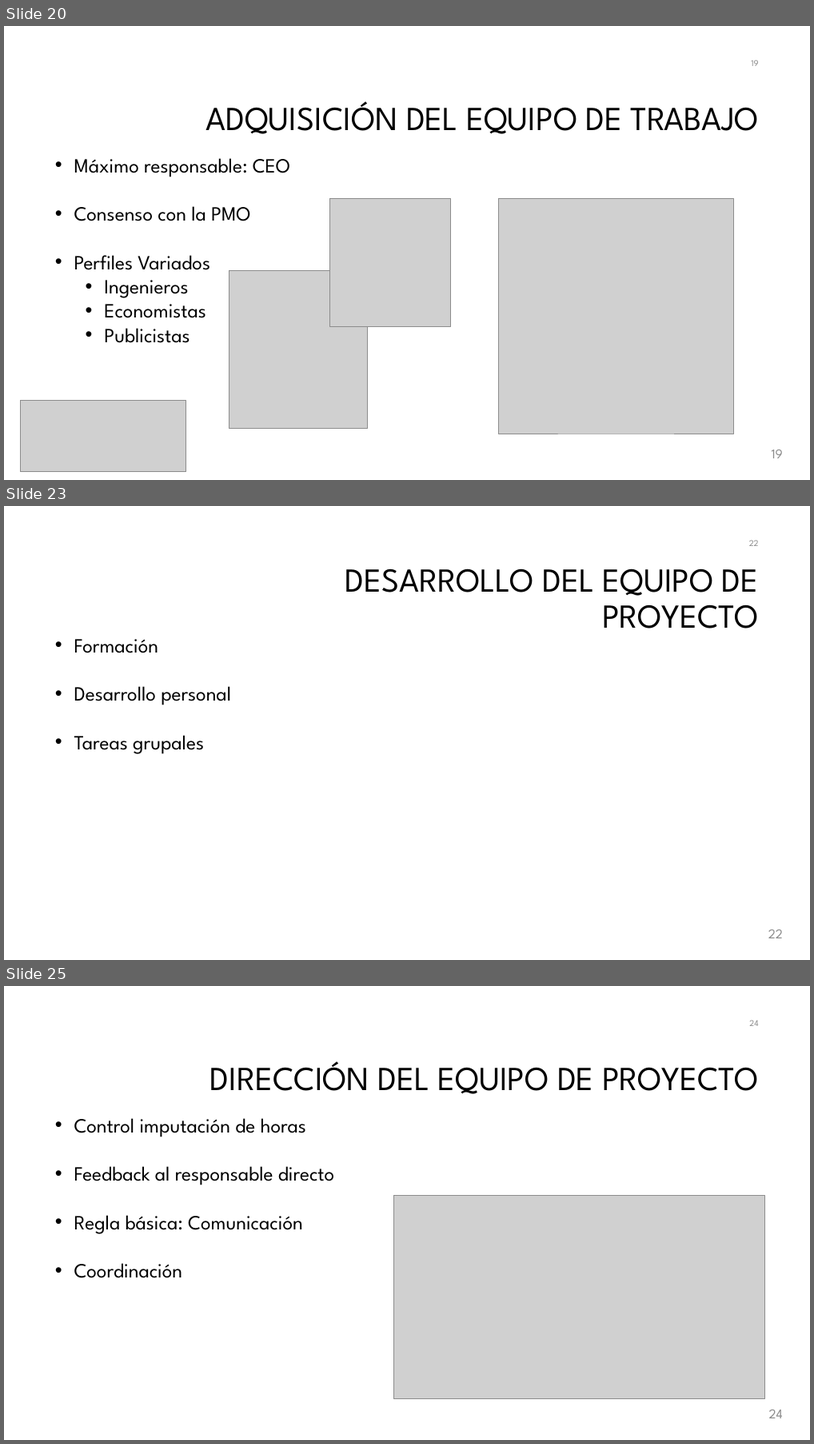
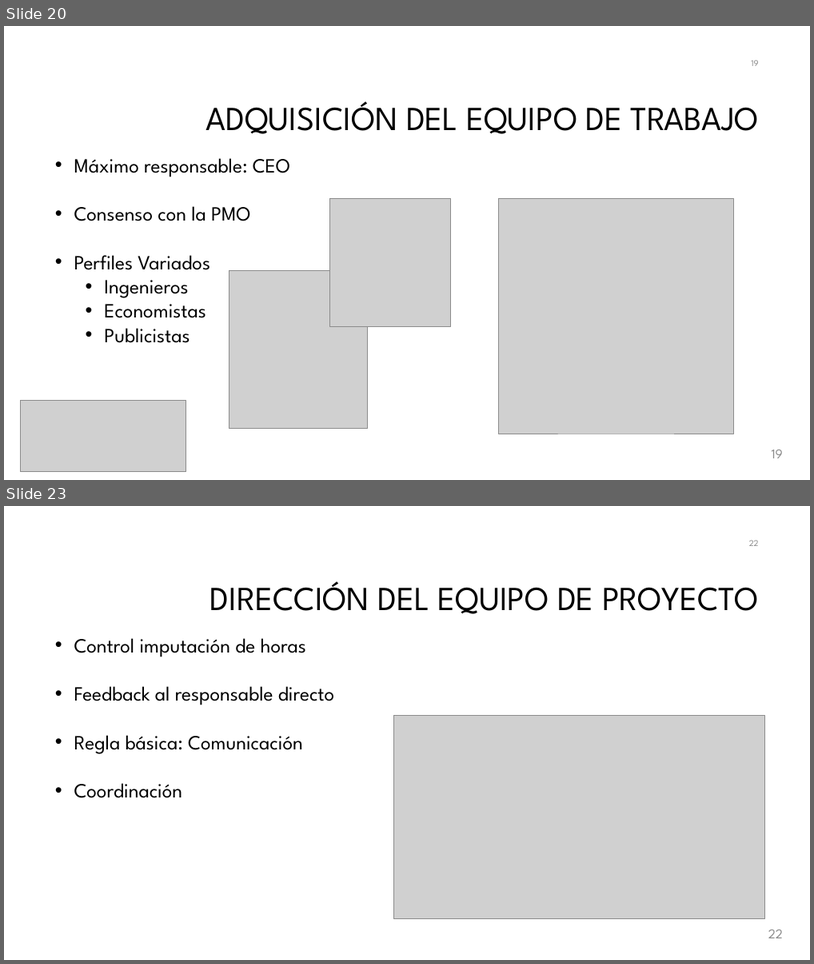
Before and after one commit to galledohm/Gestion_Proyectos, a slide deck: Documentos_generados/3. Gestion de Calidad y RRHH/Presentación3.pptx. Shown one above the other, each under a label of ours: slides 20, 23 and 25 before the commit, slides 20 and 23 after it; the slides between them are not shown. The pictures are 814x1444 and 814x964 pixels, drawn with LibreOffice and Linux fonts; fonts in the diff are those of the drawing; grey boxes stand for pictures; background and template pictures are left out. Boxes give left, top, right and bottom in pixels: in the first picture for what was removed or moved away, otherwise in the second. Text is boxed around its words. In the diff, an @@ line names an element or a change of style, - is before the commit and + after.

```diff
--- a/Documentos_generados/3. Gestion de Calidad y RRHH/Presentación3.pptx
+++ b/Documentos_generados/3. Gestion de Calidad y RRHH/Presentación3.pptx
@@ slide 23 removed at bbox=[4, 506, 810, 960], background #FFFFFF @@
@@ page number removed at bbox=[750, 540, 759, 546] @@
-22
@@ title removed at bbox=[346, 568, 759, 628] @@
-DESARROLLO DEL EQUIPO DE PROYECTO
@@ text removed at bbox=[74, 639, 231, 754] @@
-• Formación
-• Desarrollo personal
-• Tareas grupales
@@ page number removed at bbox=[769, 929, 783, 938] @@
-22
@@ what was slide 25 is now slide 23 @@
@@ page number at bbox=[750, 540, 759, 546]: text changed @@
-24
+22
@@ page number at bbox=[769, 929, 783, 938]: text changed @@
-24
+22
```
Also in this commit, not shown: 8 slides changed, 1 other slide removed.
